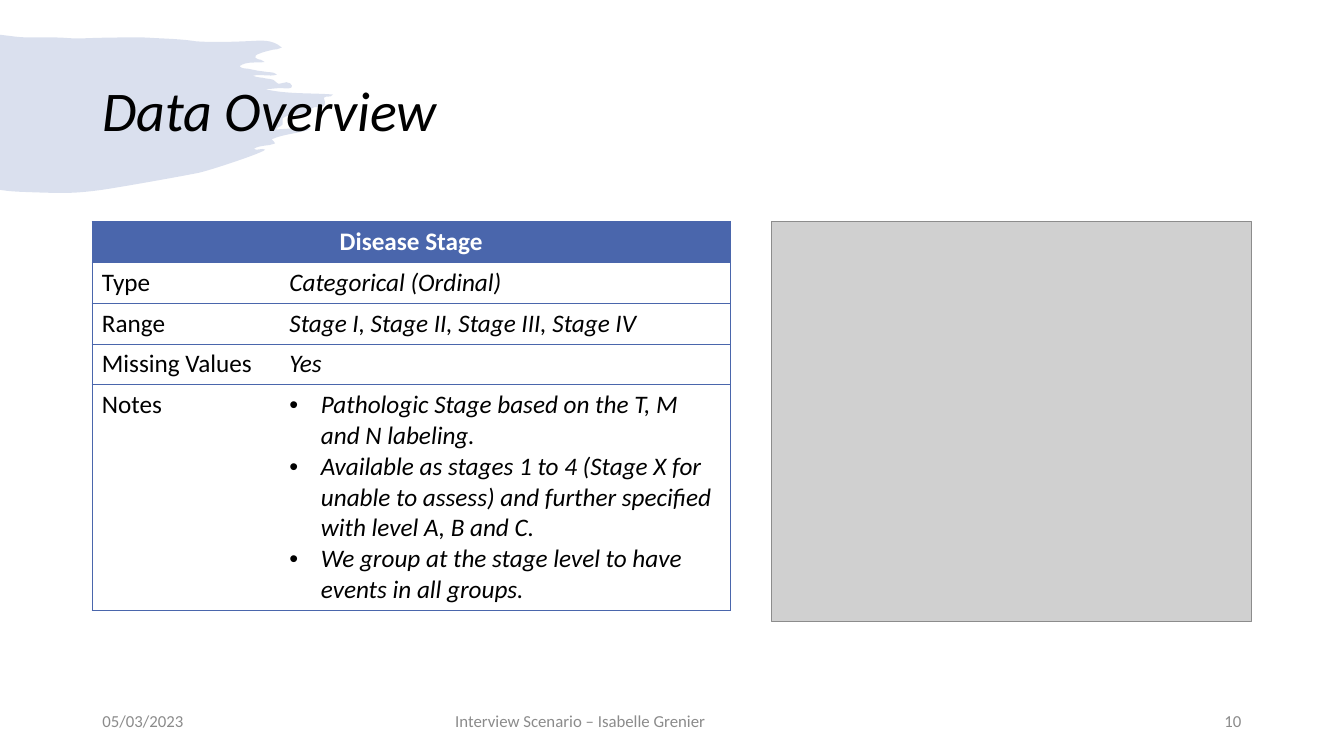
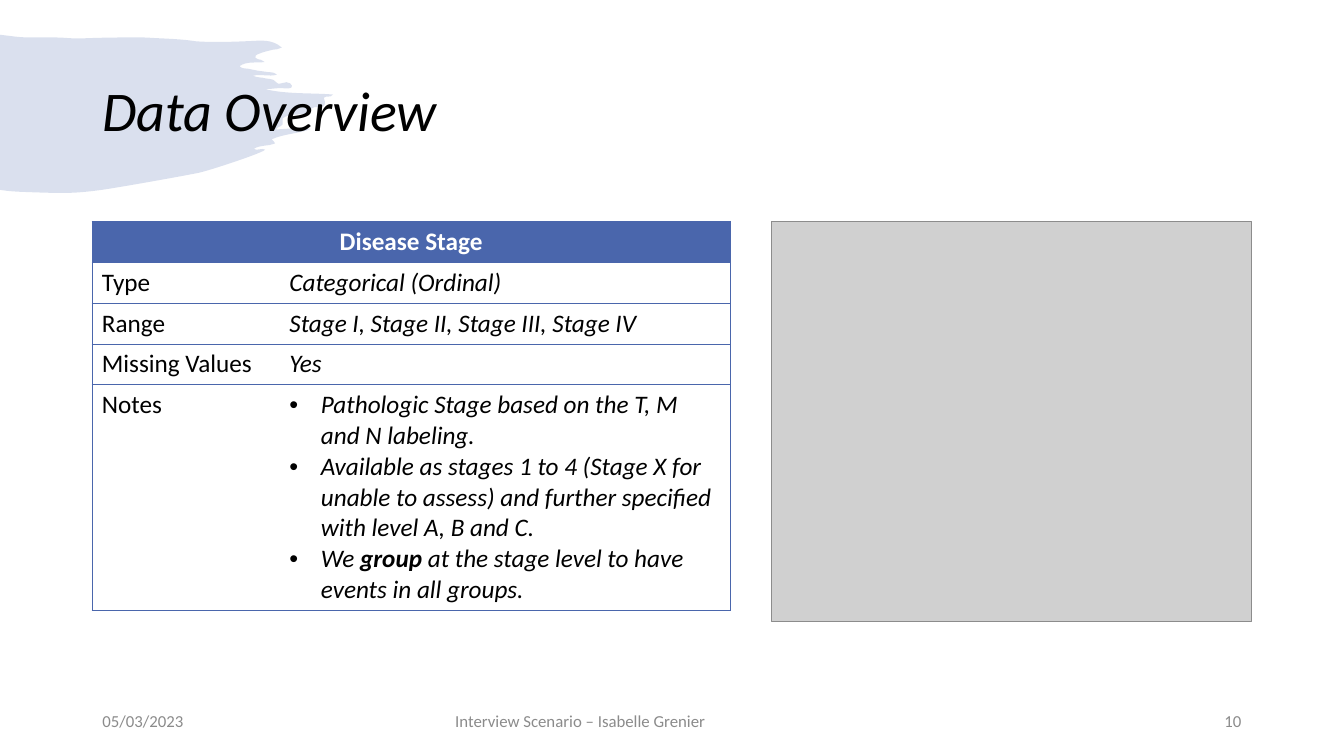
Before and after one commit to igrenier/TCGA_BRCA, a slide deck: slide 10 of presentation_05032023.pptx. Drawn at 1344x756 pixels with LibreOffice and Linux fonts; fonts in the diff are those of the drawing; grey boxes stand for pictures. Boxes give left, top, right and bottom in pixels: in the first picture for what was removed or moved away, otherwise in the second. Text is boxed around its words. In the diff, an @@ line names an element or a change of style, - is before the commit and + after.

```diff
--- a/presentation_05032023.pptx
+++ b/presentation_05032023.pptx
@@ table at bbox=[92, 221, 731, 607] @@
@@ bold on in "group" @@
```
Also in this commit, not shown: 5 other slides changed.
